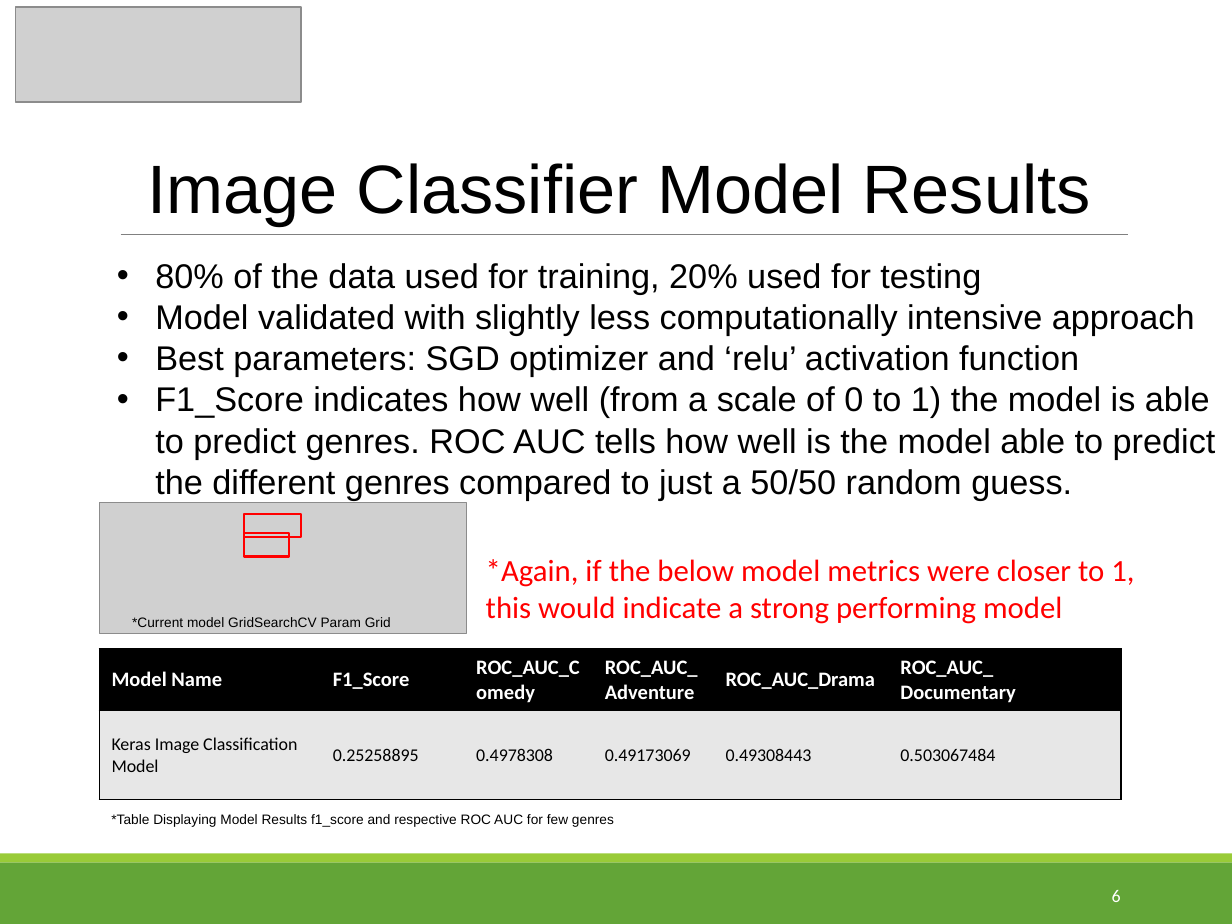
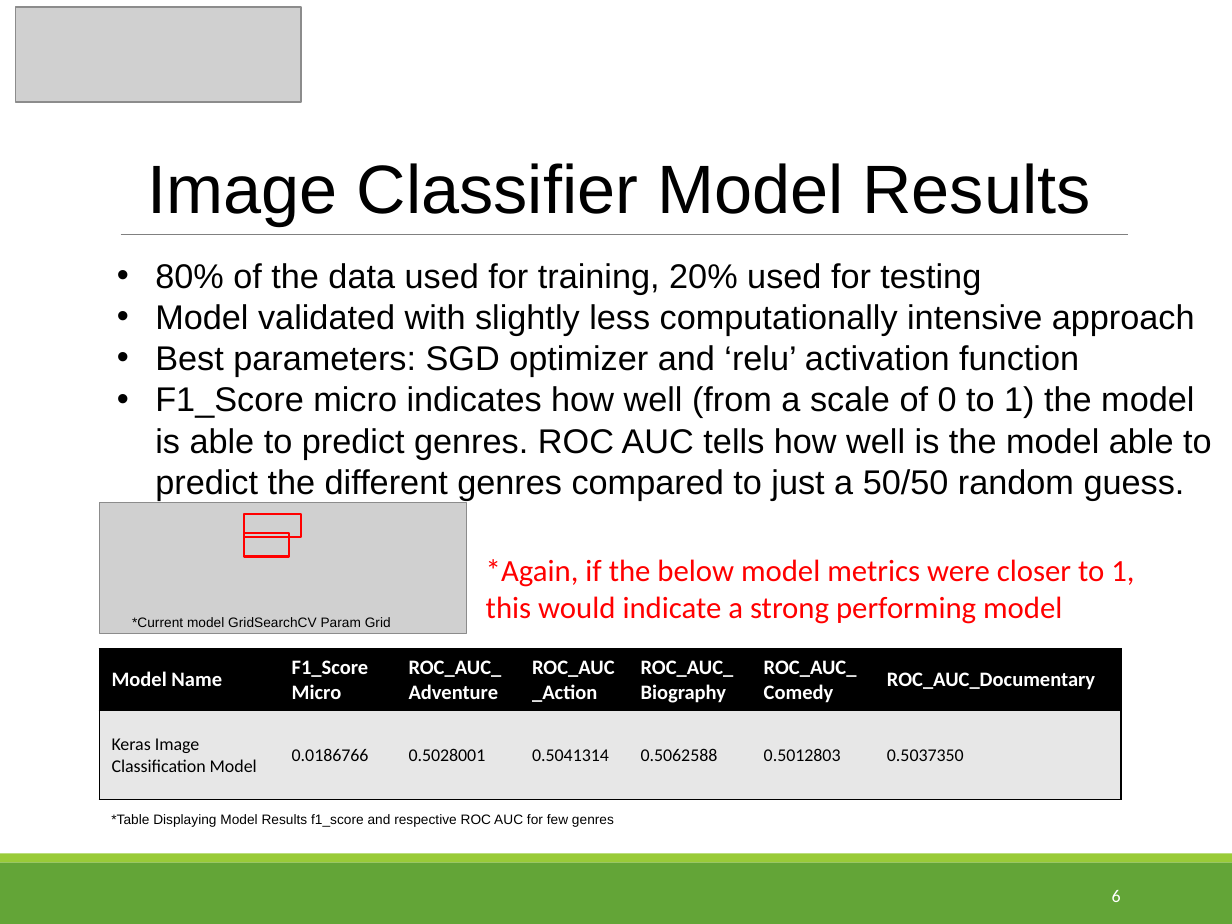
Before and after one commit to tpoozhikala/IMDB_Classification, a slide deck: slide 6 of 6_Documentation/IMDb_Classification_Presentation.pptx. Drawn at 1232x924 pixels with LibreOffice and Linux fonts; fonts in the diff are those of the drawing; grey boxes stand for pictures. Boxes give left, top, right and bottom in pixels: in the first picture for what was removed or moved away, otherwise in the second. Text is boxed around its words. In the diff, an @@ line names an element or a change of style, - is before the commit and + after.

Commit message:
Modified IMDb project to have f1_score micro as the metric and include War as a genre within the training set

```diff
--- a/6_Documentation/IMDb_Classification_Presentation.pptx
+++ b/6_Documentation/IMDb_Classification_Presentation.pptx
@@ text at <box>155,386,1212,500</box>: text changed @@
-• F1_Score indicates how well (from a scale of 0 to 1) the model is able to predict genres. ROC AUC tells how well is the model able to predict the different genres compared to just a 50/50 random guess.
+• F1_Score micro indicates how well (from a scale of 0 to 1) the model is able to predict genres. ROC AUC tells how well is the model able to predict the different genres compared to just a 50/50 random guess.
@@ table at <box>100,649,1121,800</box> @@
-column 2: F1_Score | 0.25258895
-column 3: ROC_AUC_Comedy | 0.4978308
-column 4: ROC_AUC_Adventure | 0.49173069
-column 5: ROC_AUC_Drama | 0.49308443
-column 6: ROC_AUC_ Documentary | 0.503067484
+column 2: F1_Score Micro | 0.0186766
+column 3: ROC_AUC_Adventure | 0.5028001
+column 4: ROC_AUC_Action | 0.5041314
+column 5: ROC_AUC_Biography | 0.5062588
+column 6: ROC_AUC_ Comedy | 0.5012803
+column 7: ROC_AUC_Documentary | 0.5037350
```
Also in this commit, not shown: 3 other slides changed, 4 other files.
